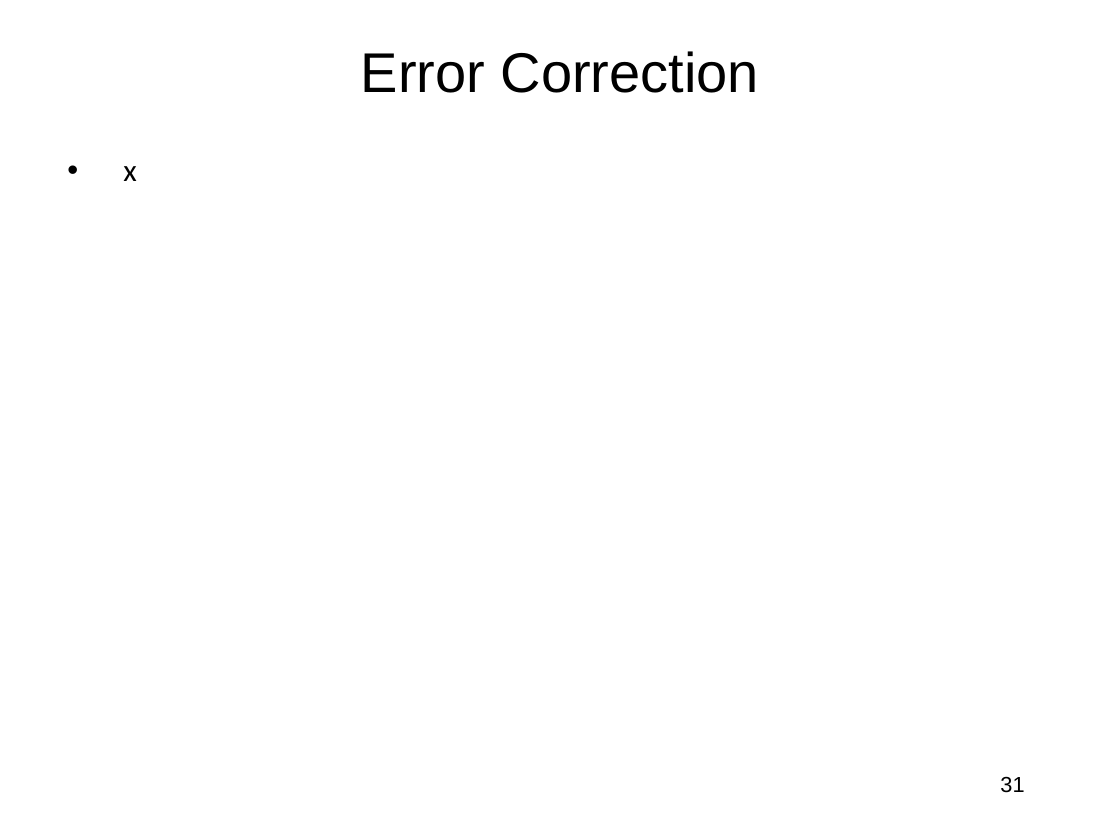
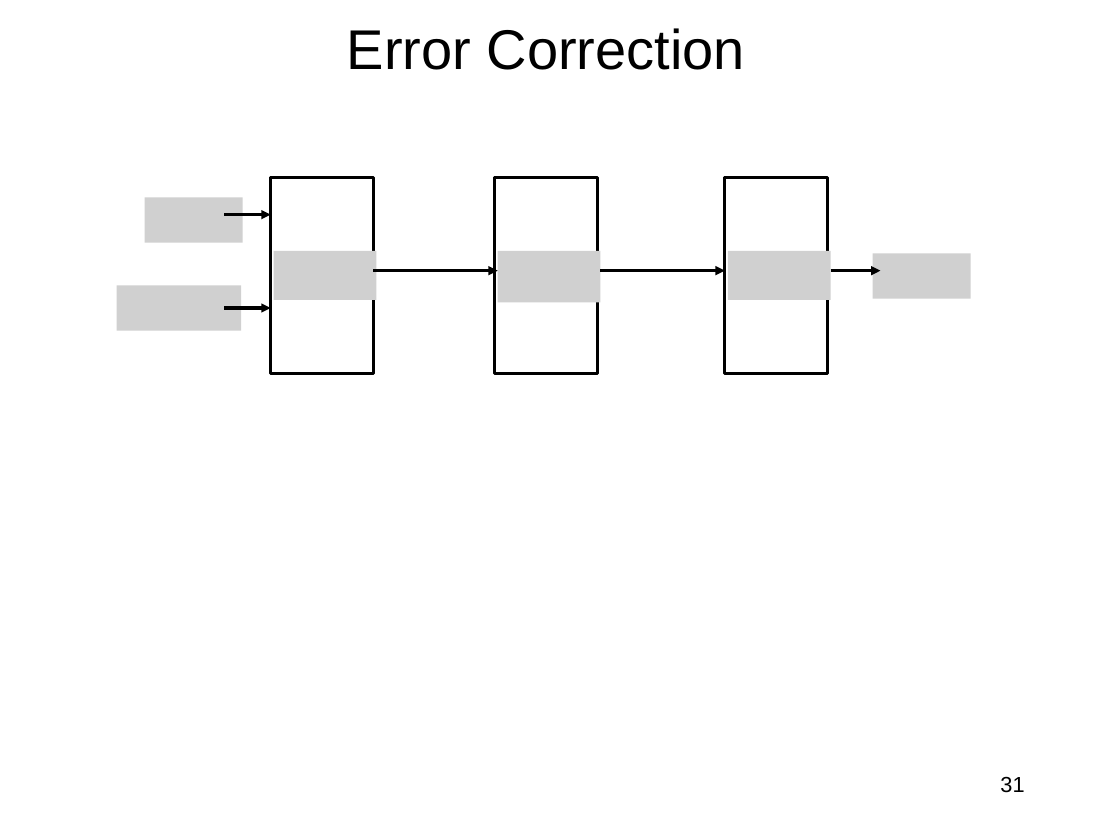
Before and after one commit to jlmucb/class_notes, a slide deck: slide 31 of BerkeleyClass/CS290Spring2013/Lectures/QC.pptx. Drawn at 1120x840 pixels with LibreOffice and Linux fonts; fonts in the diff are those of the drawing; grey boxes stand for pictures. Boxes give left, top, right and bottom in pixels: in the first picture for what was removed or moved away, otherwise in the second. Text is boxed around its words. In the diff, an @@ line names an element or a change of style, - is before the commit and + after.

Commit message:
More

```diff
--- a/BerkeleyClass/CS290Spring2013/Lectures/QC.pptx
+++ b/BerkeleyClass/CS290Spring2013/Lectures/QC.pptx
@@ title "Error Correction" moved from (x1=361, y1=51, x2=759, y2=93) to (x1=347, y1=28, x2=745, y2=70) @@
@@ text removed at (x1=123, y1=166, x2=136, y2=181) @@
-• x
@@ rectangle added at (x1=271, y1=177, x2=374, y2=373), outline #000000 2 pt @@
@@ rectangle added at (x1=495, y1=177, x2=598, y2=373), outline #000000 2 pt @@
@@ rectangle added at (x1=725, y1=177, x2=828, y2=373), outline #000000 2 pt @@
@@ picture added at (x1=144, y1=197, x2=243, y2=242) @@
@@ arrow added from (224, 215) to (271, 215), #000000 2 pt @@
@@ picture added at (x1=273, y1=251, x2=376, y2=300) @@
@@ picture added at (x1=497, y1=251, x2=600, y2=302) @@
@@ picture added at (x1=728, y1=251, x2=831, y2=300) @@
@@ picture added at (x1=872, y1=253, x2=971, y2=298) @@
@@ picture added at (x1=116, y1=286, x2=241, y2=330) @@
@@ arrow added from (373, 271) to (497, 271), #000000 2 pt @@
@@ arrow added from (600, 271) to (725, 271), #000000 2 pt @@
@@ arrow added from (831, 271) to (880, 271), #000000 2 pt @@
@@ arrow added from (224, 308) to (271, 308), #000000 2 pt @@
```
Also in this commit, not shown: 1 slide added.
